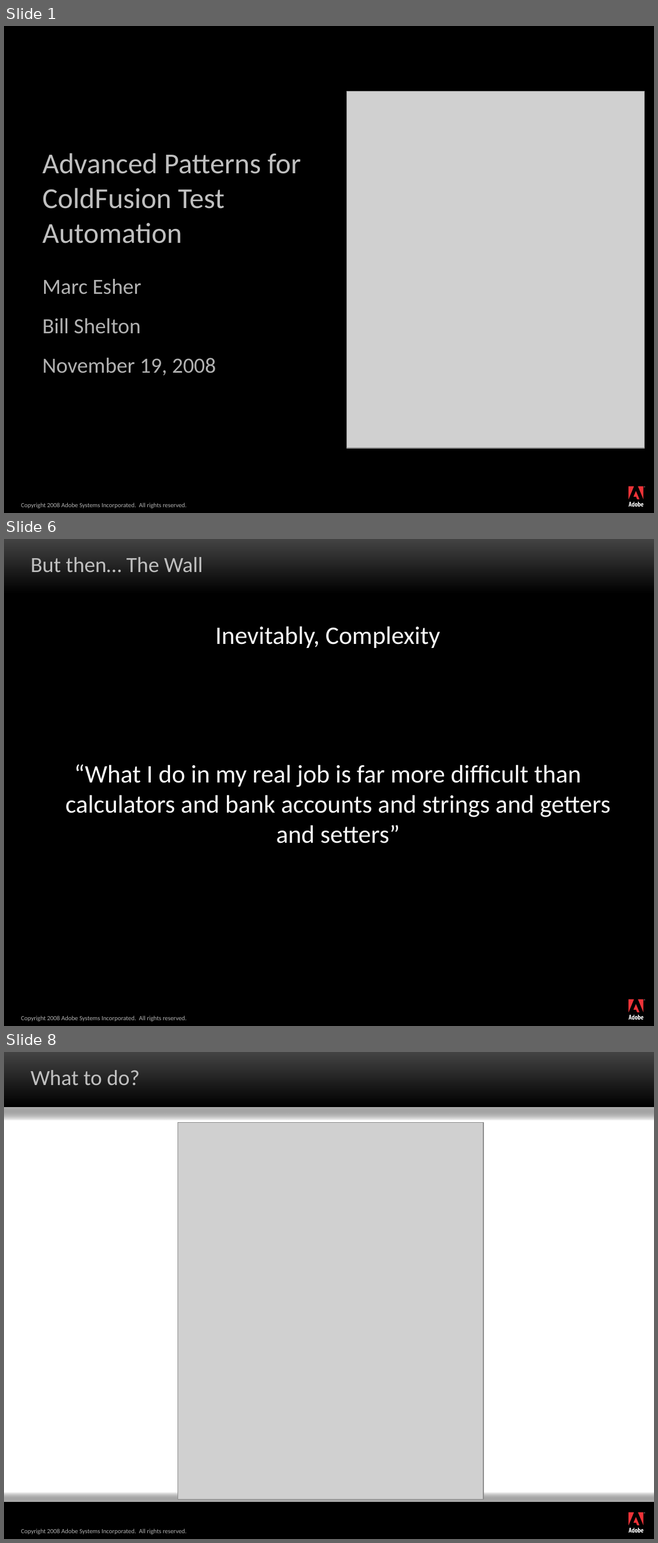
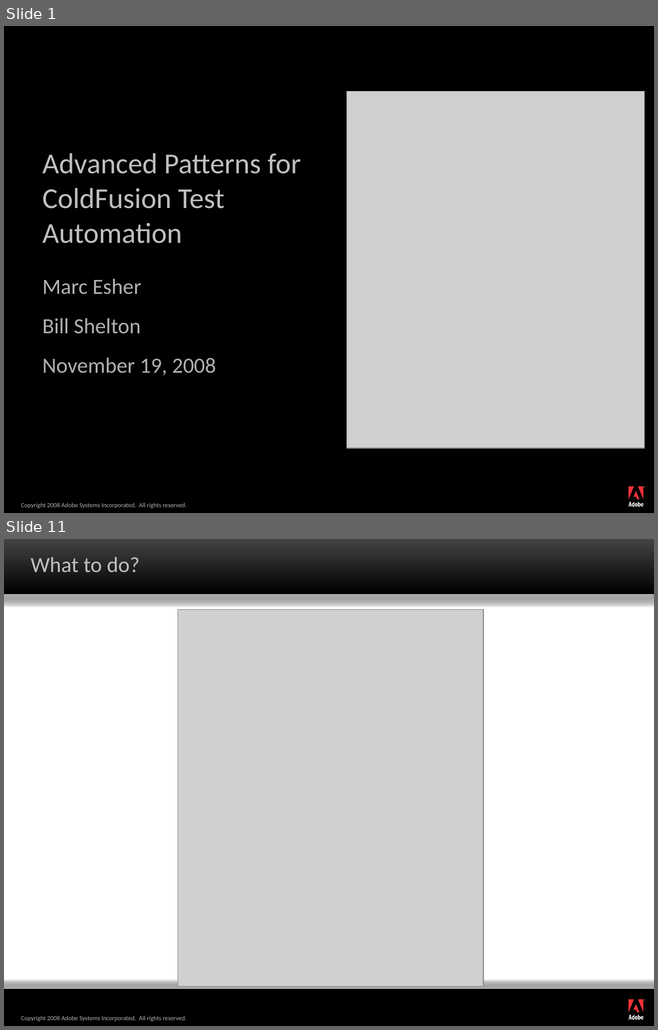
Before and after one commit to marcesher/mxunit-cfmeetups, a slide deck: max08/Marc_Esher_Bill_Shelton_AdvancedPatternsForColdfusionTestAutomation_draft1.ppt. Shown one above the other, each under a label of ours: slides 1, 6 and 8 before the commit, slides 1 and 11 after it; the slides between them are not shown. The pictures are 658x1543 and 658x1030 pixels, drawn with LibreOffice and Linux fonts; fonts in the diff are those of the drawing; grey boxes stand for pictures; background and template pictures are left out. Boxes give left, top, right and bottom in pixels: in the first picture for what was removed or moved away, otherwise in the second. Text is boxed around its words. In the diff, an @@ line names an element or a change of style, - is before the commit and + after.

```diff
--- a/max08/Marc_Esher_Bill_Shelton_AdvancedPatternsForColdfusionTestAutomation_draft1.ppt
+++ b/max08/Marc_Esher_Bill_Shelton_AdvancedPatternsForColdfusionTestAutomation_draft1.ppt
@@ slide 6 removed at [4,539,654,1026], background #000000; not listed: 12 template elements that a slide beside it also shows @@
@@ title removed at [31,557,203,572] @@
-But then… The Wall
@@ text removed at [65,626,610,843] @@
-Inevitably, Complexity
-“What I do in my real job is far more difficult than calculators and bank accounts and strings and getters and setters”
@@ what was slide 8 is now slide 11 @@
```
Also in this commit, not shown: 10 slides changed, 8 slides added, 1 other slide removed.
